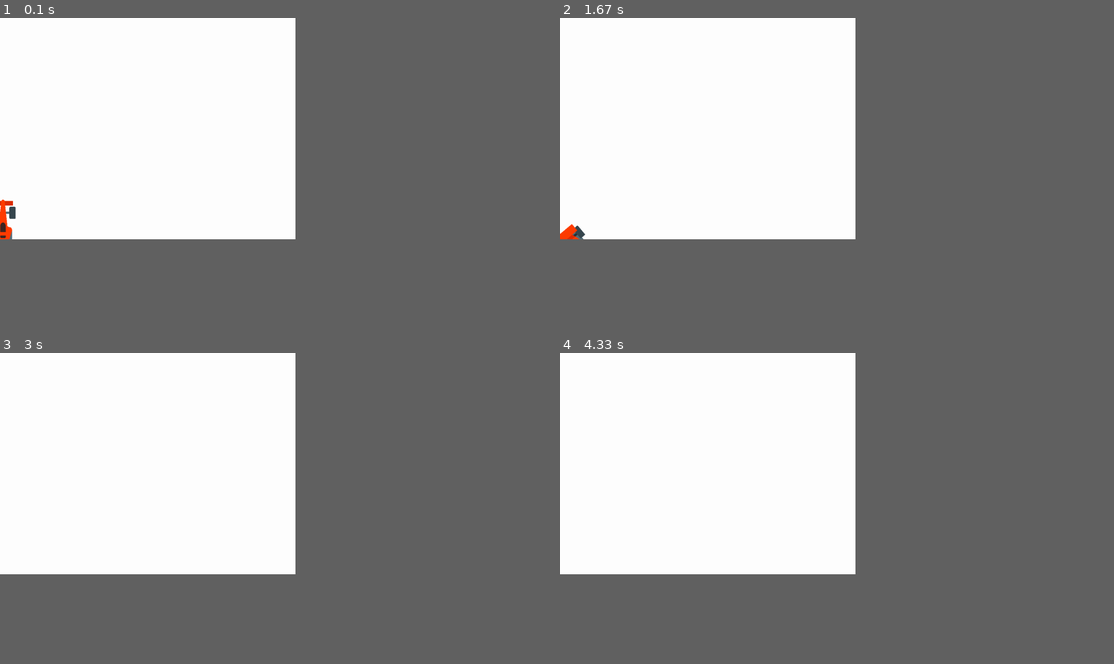
Above: before the commit, frames 1-4 (two rows, left to right).
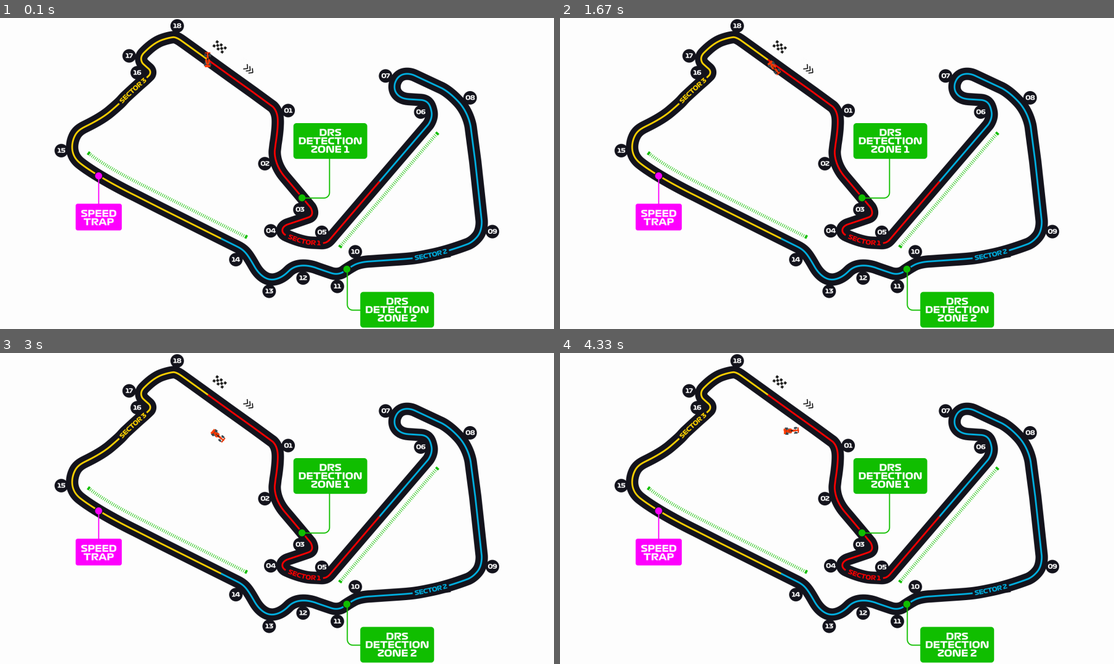
Above: after the commit, the same moments.

Repository: Vishvak365/Karting-Pros
Game: pygame game, started from main.py
The game is run twice, just before and just after one commit, with the same random seed, the same clock (stepped at 60 frames per second) and the same inputs.
Inputs:
- Up to frame 1 (0.1 s): no input
- Up to frame 2 (1.67 s): hold Space 0.33-0.8 s; hold Right 0.33-0.8 s; hold Right 0.83-1.3 s; hold Up 1.33-1.63 s
- Up to frame 3 (3 s): hold Right 1.67-2.13 s; hold Left 2.17-2.7 s; hold Down from 2.73 s (still down)
- Up to frame 4 (4.33 s): release Down at 3.03 s; tap Space at 3.07, 3.47, 3.77, 3.9, 4.3 s; hold Left 3.4-3.8 s; hold Up 3.83-4.2 s; hold Right from 4.23 s (still down)
In our replay, the window is 480x360 before the commit and 900x506 after it. These sizes can differ from the game's own. Grey fills any space a smaller window leaves; there, only what the larger window draws over its background counts as a difference.

The runs differ from the first frame. In frame 1, 16% of the frame differs, in the area x 0-91%, y 0-100%; in frame 2, 16%; in frame 3, 16%; in frame 4, 16%.

Commit message:
More functionality

Diff:
--- a/main.py
+++ b/main.py
@@ -7,16 +7,16 @@
 
 def timeTrial():
     pygame.init()
-    screen = pygame.display.set_mode((1024, 768))
+    screen = pygame.display.set_mode((1920, 1080))
     # GAME CLOCK
     clock = pygame.time.Clock()
     t0 = time.time()
 
     class Car(pygame.sprite.Sprite):
-        MAX_FORWARD_SPEED = 100
-        MAX_REVERSE_SPEED = 50
-        ACCELERATION = 10
-        TURN_SPEED = 3
+        MAX_FORWARD_SPEED = 4
+        MAX_REVERSE_SPEED = 1
+        ACCELERATION = 1
+        TURN_SPEED = 4
 
         def __init__(self, image, position):
             pygame.sprite.Sprite.__init__(self)
@@ -24,6 +24,7 @@
             self.position = position
             self.speed = self.direction = 0
             self.k_left = self.k_right = self.k_down = self.k_up = 0
+            self._x, self._y = 0, 0
 
         def update(self, deltat):
             # https://github.com/tdostilio/Race_Game
@@ -39,14 +40,30 @@
             x += -self.speed*math.sin(rad)
             y += -self.speed*math.cos(rad)
             self.position = (x, y)
-            self.src_image = pygame.transform.scale(self.src_image, (150, 200))
+            xScale = 40
+            yScale = math.ceil(xScale + (xScale*(1/3)))
+            self.src_image = pygame.transform.scale(
+                self.src_image, (xScale, yScale))
             self.image = pygame.transform.rotate(
                 self.src_image, self.direction)
             self.rect = self.image.get_rect()
             self.rect.center = self.position
+            self.x, self.y = x, y
 
-    car = Car('images/f1sprite.png', (10, 730))
-    car_group = pygame.sprite.RenderPlain(car)
+        @property
+        def getX(self):
+            return self._x
+
+        @property
+        def getY(self):
+            return self._y
+
+    car = Car('images/f1sprite.png', (719, 144))
+    car_group = pygame.sprite.Group(car)
+
+    track = pygame.image.load('images/track.png')
+
+    # car_surf = pygame.Surface((car._x, car._y))
     while 1:
         # USER INPUT
         t1 = time.time()
@@ -59,6 +76,9 @@
             down = event.type == KEYDOWN
             if event.key == K_RIGHT:
                 car.k_right = down * -5
+            elif event.key == K_SPACE:
+                car.speed = 0
+                print('asdf')
             elif event.key == K_LEFT:
                 car.k_left = down * 5
             elif event.key == K_UP:
@@ -69,8 +89,10 @@
                 sys.exit(0)  # quit the game
         # RENDERING
         screen.fill((255, 255, 255))
+        screen.blit(track, (0, 0))
+        # screen.blit(track, [0, 0])
+        print(car.position)
         car_group.update(deltat)
-
         car_group.draw(screen)
         pygame.display.flip()
 
Binary file added: images/track.png
